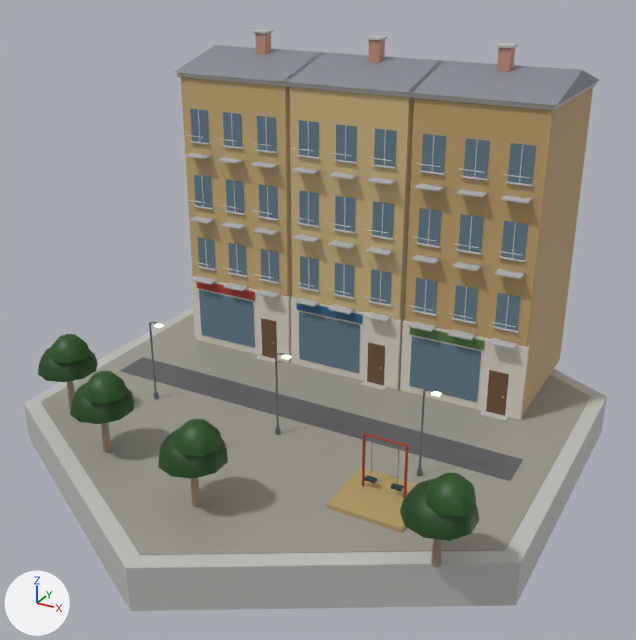
Before and after pictures for a commit that changed the glTF model native/godot/assets/art/blender/housing_arab.glb.
Camera for both pictures: a camera (50 mm lens) standing at (15.8, -28.7, 18.1) and looking at (0.5, -0.8, 4.2). Every picture has the same lights, and +X, +Y and +Z are marked at lower left. The first picture is the older version. Vertices at exactly the same position are counted once.

The older version as bpy lines, for what is in view:
```python
me_asphalt = bpy.data.meshes.new('asphalt')
me_asphalt.from_pydata(...)  # 8 vertices, 12 faces; spans x -9.0..9.0, y -2.0..-0.4, z 0.1..0.2
me_asphalt.materials.append(mat_asphalt)
me_leaf = bpy.data.meshes.new('leaf')
me_leaf.from_pydata(...)  # 264 vertices, 440 faces; spans x -9.5..9.6, y -9.8..-4.4, z 2.0..3.7
me_leaf.materials.append(mat_leaf)
me_metal = bpy.data.meshes.new('metal')
me_metal.from_pydata(...)  # 864 vertices, 1512 faces; spans x -7.6..7.6, y 1.9..2.4, z 3.4..10.2
me_metal.materials.append(mat_metal)
me_pavers = bpy.data.meshes.new('pavers')
me_pavers.from_pydata(...)  # 12 vertices, 20 faces; spans x -10.0..10.0, y -11.6..11.6, z 0.1
me_pavers.materials.append(mat_pavers)
me_wall_concrete = bpy.data.meshes.new('wall_concrete')
me_wall_concrete.from_pydata(...)  # 1084 vertices, 1928 faces; spans x -10.7..10.7, y -12.3..12.3, z -1.6..14.3
me_wall_concrete.materials.append(mat_wall_concrete)
ob_asphalt = bpy.data.objects.new('asphalt', me_asphalt)
ob_asphalt.location = (0.0, 0.0, 0.0)
ob_leaf = bpy.data.objects.new('leaf', me_leaf)
ob_leaf.location = (0.0, 0.0, 0.0)
ob_metal = bpy.data.objects.new('metal', me_metal)
ob_metal.location = (0.0, 0.0, 0.0)
ob_pavers = bpy.data.objects.new('pavers', me_pavers)
ob_pavers.location = (0.0, 0.0, 0.0)
ob_wall_concrete = bpy.data.objects.new('wall_concrete', me_wall_concrete)
ob_wall_concrete.location = (0.0, 0.0, 0.0)
# also in view: 'roof_slate' at (0.0, 5.4, 13.1); 'steel_dark' at (0.2, -4.3, 1.9); 'brick' at (0.0, 5.0, 13.6); 'wood' at (0.0, -3.2, 1.3); 'paint' at (-0.7, -1.3, 1.7)
```
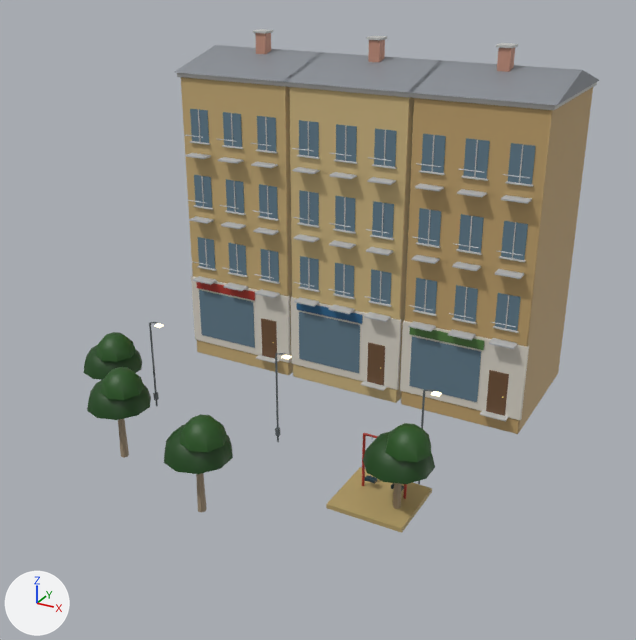
Pixel boxes [x1, y1, x2, y2] of what changed, in the pictures (636 x 640 px; the box of a moved part takes in the faces that stretch with it):
'pavers', deleted: before [41, 314, 591, 555]
'wall_concrete', reshaped (28% narrower, 32% shorter): before [24, 29, 607, 611]; after [177, 29, 597, 422]
'leaf', reshaped (20% narrower, 26% shorter): before [38, 334, 480, 541]; after [83, 332, 435, 484]
'asphalt', deleted: before [120, 357, 523, 481]
part 1 of me_leaf, moved or reshaped: before [38, 348, 98, 382]; after [83, 345, 142, 380]
part 2 of me_leaf, moved or reshaped: before [49, 334, 91, 363]; after [95, 332, 136, 362]
part 3 of me_leaf, moved or reshaped: before [70, 383, 135, 424]; after [87, 379, 151, 420]
part 4 of me_leaf, moved or reshaped: before [83, 371, 128, 404]; after [100, 367, 144, 400]
part 5 of me_leaf, moved or reshaped: before [400, 478, 480, 541]; after [363, 432, 435, 484]
part 6 of me_leaf, moved or reshaped: before [426, 473, 477, 517]; after [385, 423, 431, 462]
part 7 of me_leaf, moved or reshaped: before [158, 428, 228, 479]; after [164, 424, 233, 474]
part 8 of me_leaf, moved or reshaped: before [174, 419, 222, 457]; after [179, 414, 227, 452]
part 9 of me_wall_concrete, deleted: before [24, 307, 607, 611]

The change, as a diff of the scene's bpy script:
```diff
--- a/native/godot/assets/art/blender/housing_arab.glb.py
+++ b/native/godot/assets/art/blender/housing_arab.glb.py
@@ me_leaf @@
 # used by ob_leaf; location = (0.0, 0.0, 0.0)
-me_leaf.from_pydata(...)  # 264 vertices, 440 faces; spans x -9.5..9.6, y -9.8..-4.4, z 2.0..3.7
+me_leaf.from_pydata(...)  # 264 vertices, 440 faces; spans x -8.0..7.4, y -9.5..-3.4, z 2.0..3.7
+# me_leaf part 1: the loose piece of 41 vertices spanning x -9.5..-7.3, y -6.8..-4.4, z 2.0..3.1 is moved by (1.5, 1.0, 0.0)
+# me_leaf part 2: the loose piece of 25 vertices spanning x -8.8..-7.2, y -6.6..-5.0, z 2.8..3.7 is moved by (1.5, 1.0, 0.0)
+# me_leaf part 3: the loose piece of 41 vertices spanning x -6.1..-3.9, y -8.6..-6.2, z 2.0..3.1 is moved by (0.4, 0.5, 0.0)
+# me_leaf part 4: the loose piece of 25 vertices spanning x -5.4..-3.8, y -8.4..-6.8, z 2.8..3.7 is moved by (0.4, 0.5, 0.0)
+# me_leaf part 5: the loose piece of 41 vertices spanning x 7.3..9.5, y -8.8..-6.4, z 2.0..3.1 is moved by (-2.2, 2.0, 0.0)
+# me_leaf part 6: the loose piece of 25 vertices spanning x 8.0..9.6, y -8.6..-7.0, z 2.8..3.7 is moved by (-2.2, 2.0, 0.0)
+# me_leaf part 7: the loose piece of 41 vertices spanning x -1.1..1.1, y -9.8..-7.4, z 2.0..3.1 is moved by (0.0, 0.3, 0.0)
+# me_leaf part 8: the loose piece of 25 vertices spanning x -0.4..1.2, y -9.6..-8.0, z 2.8..3.7 is moved by (0.0, 0.3, 0.0)
 me_leaf.materials.append(mat_leaf)
@@ me_wall_concrete @@
 # used by ob_wall_concrete; location = (0.0, 0.0, 0.0)
-me_wall_concrete.from_pydata(...)  # 1084 vertices, 1928 faces; spans x -10.7..10.7, y -12.3..12.3, z -1.6..14.3
+me_wall_concrete.from_pydata(...)  # 1072 vertices, 1908 faces; spans x -8.1..8.1, y 2.0..8.7, z 0.1..14.3
+# me_wall_concrete part 9: the loose piece of 12 vertices spanning x -10.7..10.7, y -12.3..12.3, z -1.6..0.1 is deleted
 me_wall_concrete.materials.append(mat_wall_concrete)
@@ ob_asphalt @@
-ob_asphalt = bpy.data.objects.new('asphalt', me_asphalt)
-ob_asphalt.location = (0.0, 0.0, 0.0)
@@ ob_pavers @@
-ob_pavers = bpy.data.objects.new('pavers', me_pavers)
-ob_pavers.location = (0.0, 0.0, 0.0)
```
